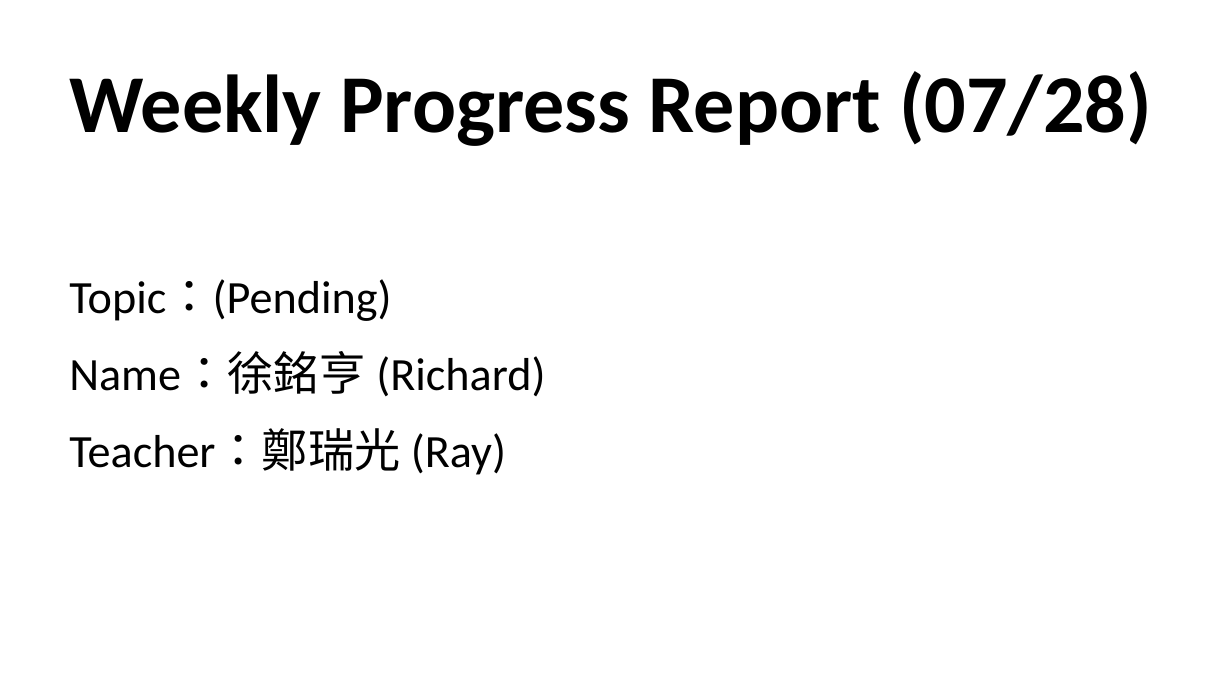
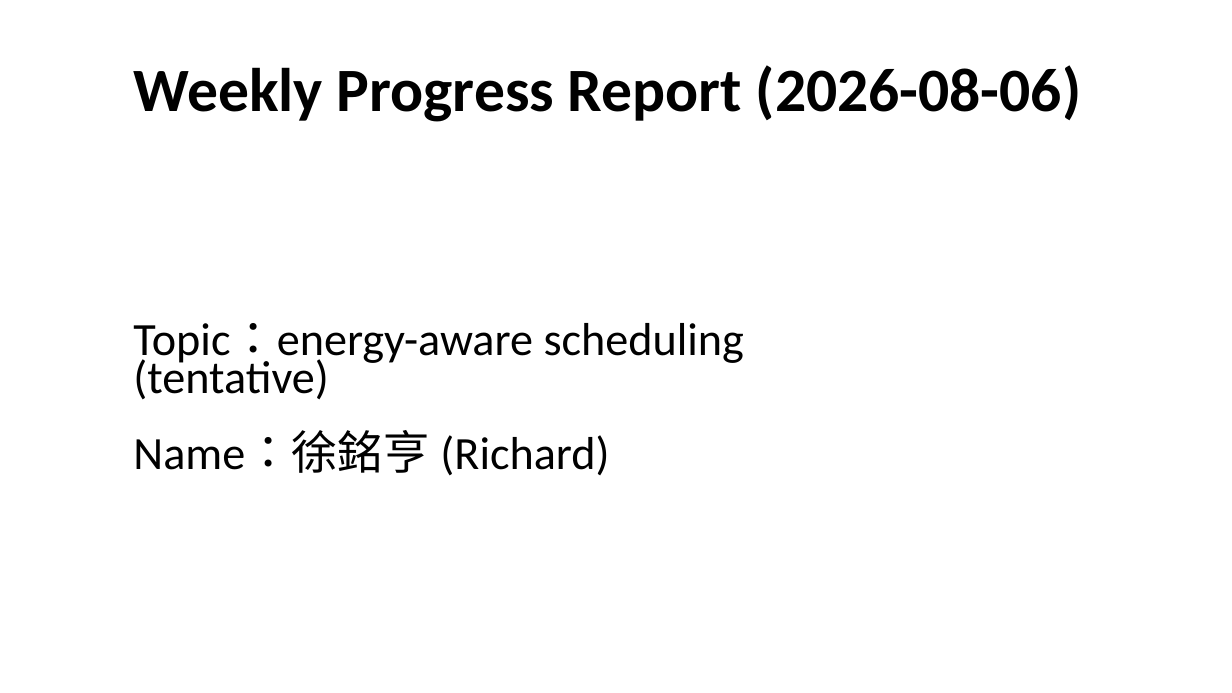
Before and after one commit to Richard-NTUST/UploadFromMyLaptop, a slide deck: slide 1 of 報告/2026-08-06_Richard_Weekly_Status .pptx. Drawn at 1232x693 pixels with LibreOffice and Linux fonts; fonts in the diff are those of the drawing. Boxes give left, top, right and bottom in pixels: in the first picture for what was removed or moved away, otherwise in the second. Text is boxed around its words. In the diff, an @@ line names an element or a change of style, - is before the commit and + after.

```diff
--- a/報告/2026-08-06_Richard_Weekly_Status .pptx
+++ b/報告/2026-08-06_Richard_Weekly_Status .pptx
@@ text at <box>133,65,1081,122</box>: text changed; size 96 to 72 pt @@
-Weekly Progress Report (07/28)
+Weekly Progress Report (2026-08-06)
@@ text at <box>133,323,744,400</box>: text changed @@
-Topic：(Pending)
+Topic：energy-aware scheduling (tentative)
@@ text "Topic：energy-aware scheduling (tentative)": place and size @@
-text "Topic：energy-aware scheduling (tentative)" at <box>69,279,545,475</box>
+text "Topic：energy-aware scheduling (tentative)" at <box>133,323,744,475</box>
@@ text at <box>69,428,506,475</box>: paragraph removed @@
-Teacher：鄭瑞光 (Ray)
```
Also in this commit, not shown: 15 slides added, 22 slides removed, 2 other files.
